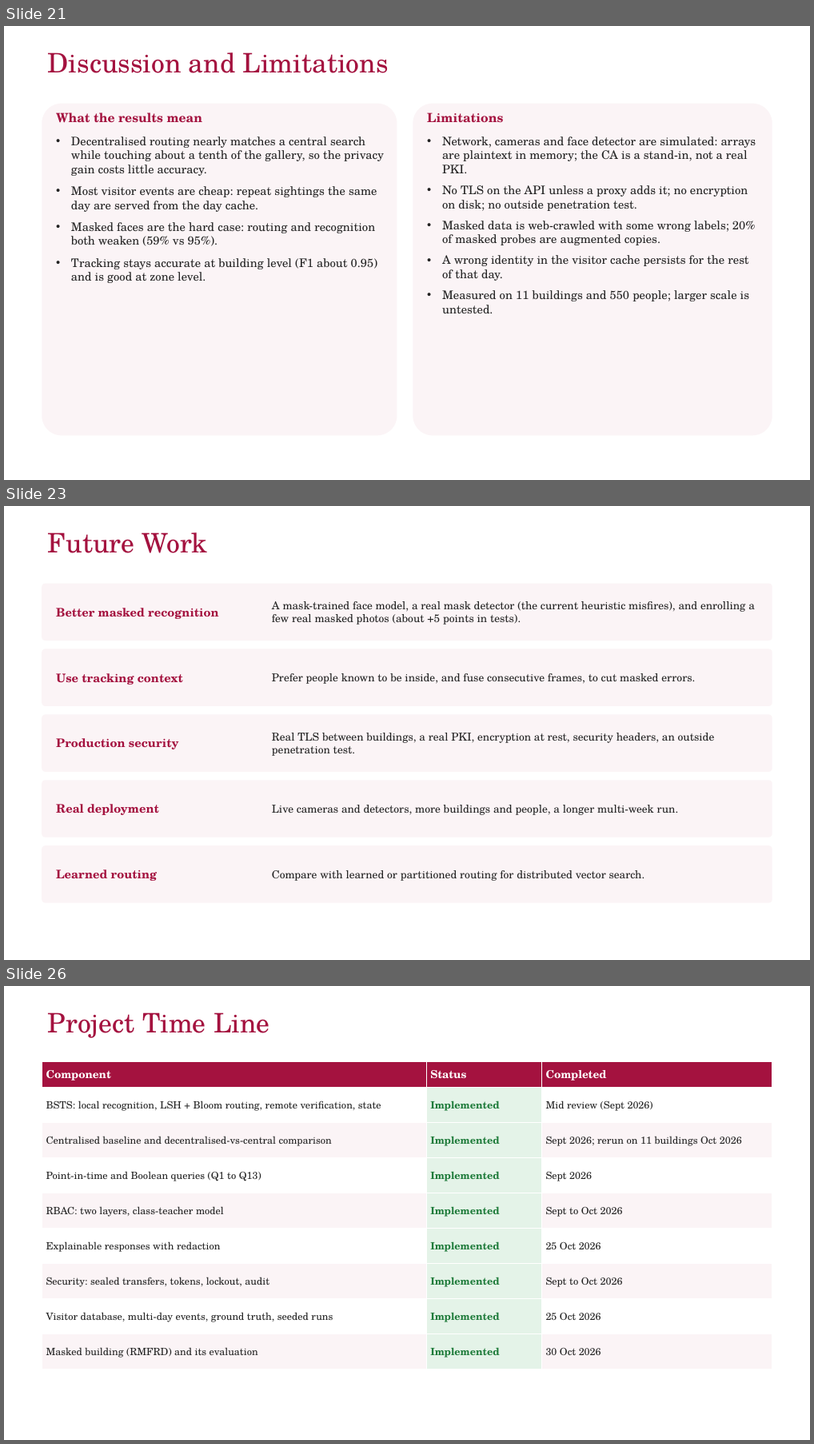
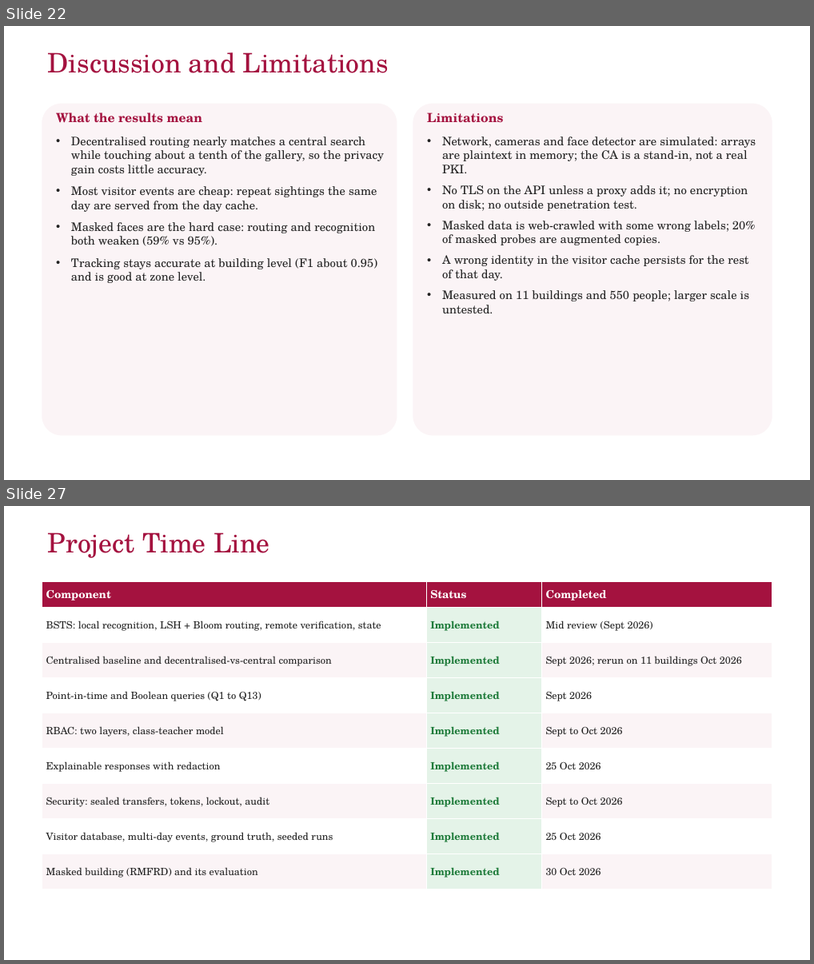
Before and after one commit to yadhu-vipin/Occupant_Tracking_v2, a slide deck: final_review/S7_Final_Review_Group_C3.pptx. Shown one above the other, each under a label of ours: slides 21, 23 and 26 before the commit, slides 22 and 27 after it; the slides between them are not shown. The pictures are 814x1444 and 814x964 pixels, drawn with LibreOffice and Linux fonts; fonts in the diff are those of the drawing; background and template pictures are left out. Boxes give left, top, right and bottom in pixels: in the first picture for what was removed or moved away, otherwise in the second. Text is boxed around its words. In the diff, an @@ line names an element or a change of style, - is before the commit and + after.

```diff
--- a/final_review/S7_Final_Review_Group_C3.pptx
+++ b/final_review/S7_Final_Review_Group_C3.pptx
@@ slide 23 removed at (4,506,810,960), background #FFFFFF @@
@@ title removed at (48,532,208,553) @@
-Future Work
@@ rounded rectangle removed at (42,584,772,640) @@
@@ text removed at (272,601,755,624) @@
-A mask-trained face model, a real mask detector (the current heuristic misfires), and enrolling a few real masked photos (about +5 points in tests).
@@ text removed at (56,608,219,619) @@
-Better masked recognition
@@ rounded rectangle removed at (42,648,772,706) @@
@@ text removed at (56,673,183,684) @@
-Use tracking context
@@ text removed at (272,673,695,684) @@
-Prefer people known to be inside, and fuse consecutive frames, to cut masked errors.
@@ rounded rectangle removed at (42,714,772,771) @@
@@ text removed at (56,738,179,749) @@
-Production security
@@ text removed at (272,732,715,756) @@
-Real TLS between buildings, a real PKI, encryption at rest, security headers, an outside penetration test.
@@ rounded rectangle removed at (42,780,772,837) @@
@@ text removed at (56,804,159,815) @@
-Real deployment
@@ text removed at (272,804,679,815) @@
-Live cameras and detectors, more buildings and people, a longer multi-week run.
@@ rounded rectangle removed at (42,845,772,902) @@
@@ text removed at (56,869,157,880) @@
-Learned routing
@@ text removed at (272,870,646,880) @@
-Compare with learned or partitioned routing for distributed vector search.
@@ page number removed at (4,938,42,960) @@
-23
@@ what was slide 21 is now slide 22 @@
@@ what was slide 26 is now slide 27 @@
```
Also in this commit, not shown: 11 slides changed, 5 slides added, 3 other slides removed, 20 other files.
